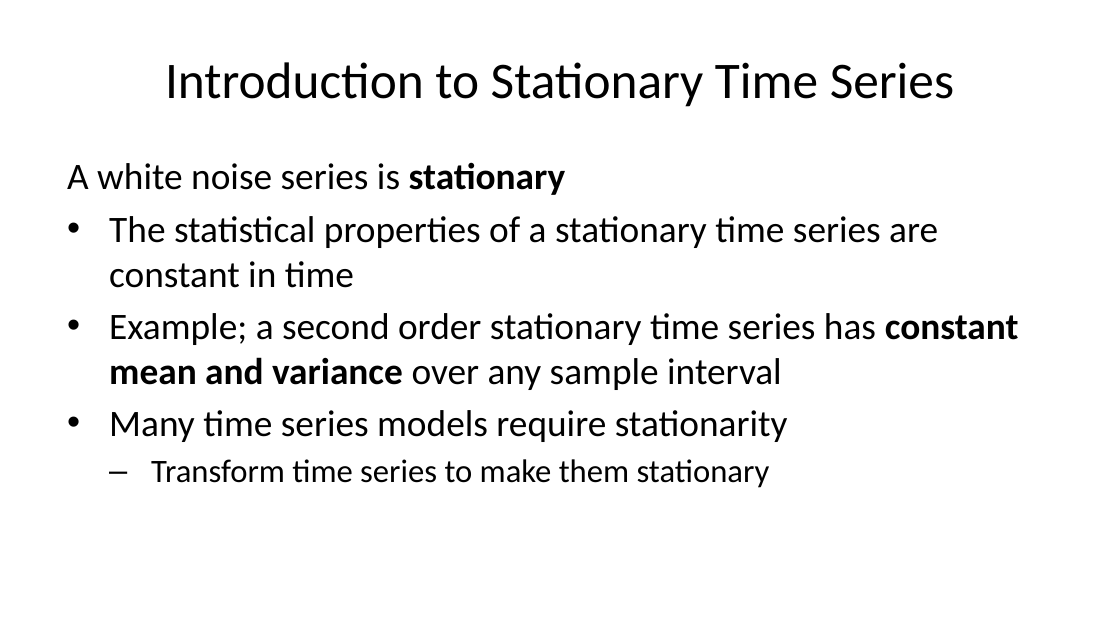
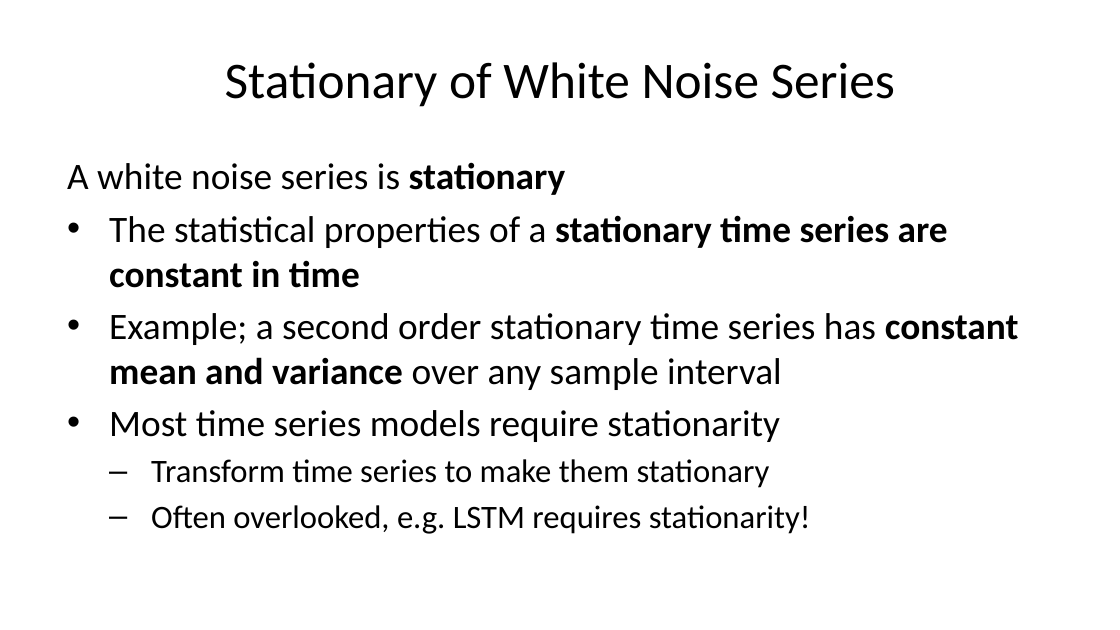
Before and after one commit to StephenElston/CSCI-E-83, a slide deck: slide 18 of LectureSlides/11_PropertiesOfTimeSeries.pptx (slide 17 before the commit). Drawn at 1120x630 pixels with LibreOffice and Linux fonts; fonts in the diff are those of the drawing. Boxes give left, top, right and bottom in pixels: in the first picture for what was removed or moved away, otherwise in the second. Text is boxed around its words. In the diff, an @@ line names an element or a change of style, - is before the commit and + after.

```diff
--- a/LectureSlides/11_PropertiesOfTimeSeries.pptx
+++ b/LectureSlides/11_PropertiesOfTimeSeries.pptx
@@ title at <box>225,62,895,107</box>: text changed @@
-Introduction to Stationary Time Series
+Stationary of White Noise Series
@@ text at <box>109,215,948,288</box>: bold on in "stationary time series are constant in time" @@
@@ text at <box>109,410,780,442</box>: text changed @@
-• Many time series models require stationarity
+• Most time series models require stationarity
@@ text at <box>151,505,811,534</box>: paragraph added @@
+  – Often overlooked, e.g. LSTM requires stationarity!
```
Also in this commit, not shown: 21 other slides changed, 9 slides added, 1 slide removed.
